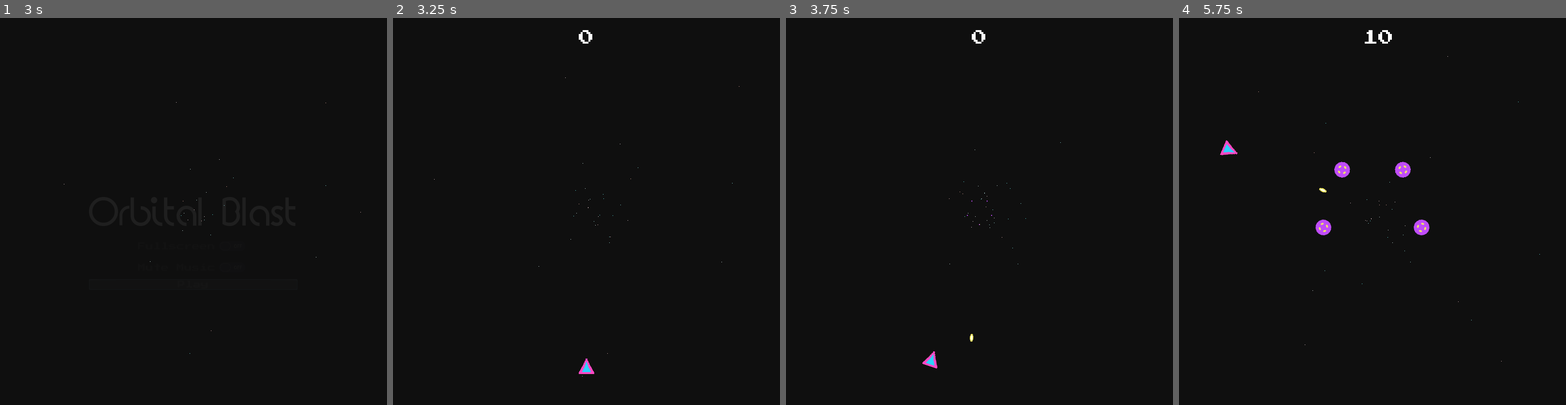
Above: before the commit, frames 1-4 (left to right).
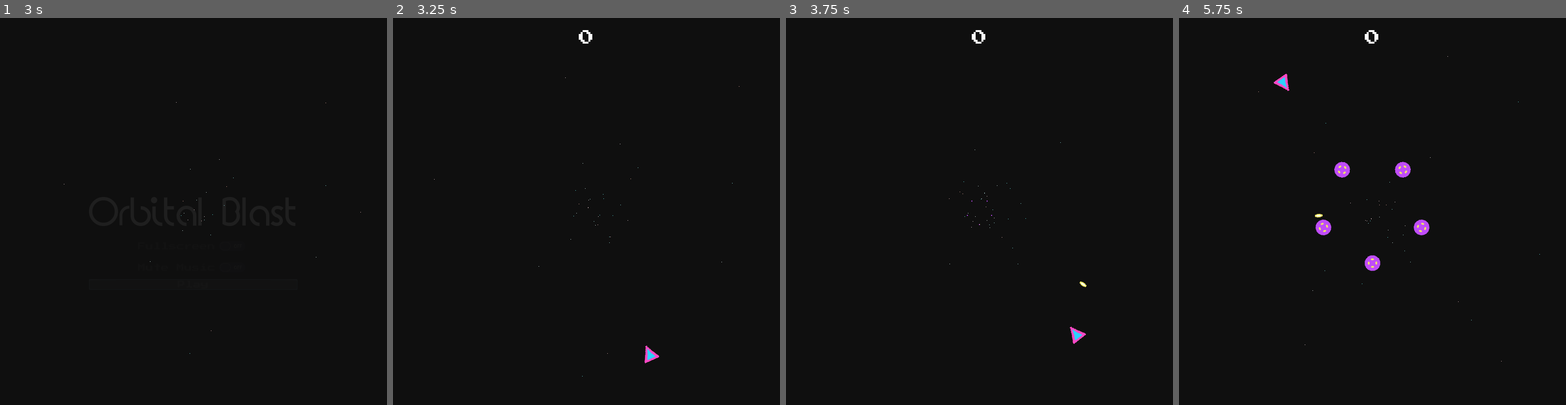
Above: after the commit, the same moments.

Repository: doctor-g/LD47
Game: Godot game, scene res://src/SplashScreen.tscn
Two runs of this game, one before a commit and one after it. Both use one fixed random seed, a clock stepped at 60 frames per second and the inputs below.
Inputs (mouse positions are in pixels of both pictures, inside the frame that each line leads up to):
- Up to frame 1 (3 s): tap Enter at 0.5 s; move the mouse to (174, 288) at 0.52 s; hold Left (move_clockwise, bound only before the commit) 0.53-1.28 s; hold Up (move_up, bound only after the commit) 0.53-2 s; tap Space (fire) at 0.6 s; click (174, 288) at 0.67 s; move the mouse to (309, 269) at 1.27 s; tap Left (move_clockwise, bound only before the commit) at 1.35 s; tap D (move_counterclockwise, bound only before the commit) at 1.55 s; click "Play" at 2 s; move the mouse to (77, 153) at 2.77 s; hold A (move_left, bound only after the commit) from 2.78 s (still down); hold D (move_counterclockwise, bound only before the commit) from 2.78 s (still down)
- Up to frame 2 (3.25 s): keep holding A (move_left, bound only after the commit); keep holding D (move_counterclockwise, bound only before the commit); tap Space (fire) at 3.05 s
- Up to frame 3 (3.75 s): keep holding A (move_left, bound only after the commit); move the mouse to (998, 211) at 3.52 s; release D (move_counterclockwise, bound only before the commit) at 3.53 s; tap Space (fire) at 3.6 s; click (998, 211) at 3.67 s
- Up to frame 4 (5.75 s): tap Left (move_clockwise, bound only before the commit) at 3.8 s; move the mouse to (1314, 114) at 4.27 s; release A (move_left, bound only after the commit) at 4.28 s; hold S (move_down, bound only after the commit) 4.28-5.03 s; hold Left (move_clockwise, bound only before the commit) 4.28-5.03 s; tap D (move_counterclockwise, bound only before the commit) at 4.55, 5.1 s; move the mouse to (1457, 192) at 5.02 s; hold Up (move_up, bound only after the commit) from 5.03 s (still down); tap Space (fire) at 5.3 s

Frame 1 is identical in both runs. In frame 2, 0.2% of the frame differs, in the area x 48-69%, y 84-92%; in frame 3, 0.2%; in frame 4, 0.5%, in the area x 10-55%, y 3-66%.

Commit message:
Use revised input

Diff:
--- a/project/project.godot
+++ b/project/project.godot
@@ -33,21 +33,33 @@
 
 [input]
 
-move_clockwise={
+fire={
 "deadzone": 0.5,
-"events": [ Object(InputEventKey,"resource_local_to_scene":false,"resource_name":"","device":0,"alt":false,"shift":false,"control":false,"meta":false,"command":false,"pressed":false,"scancode":16777231,"unicode":0,"echo":false,"script":null)
-, Object(InputEventKey,"resource_local_to_scene":false,"resource_name":"","device":0,"alt":false,"shift":false,"control":false,"meta":false,"command":false,"pressed":false,"scancode":65,"unicode":0,"echo":false,"script":null)
+"events": [ Object(InputEventKey,"resource_local_to_scene":false,"resource_name":"","device":0,"alt":false,"shift":false,"control":false,"meta":false,"command":false,"pressed":false,"scancode":32,"unicode":0,"echo":false,"script":null)
  ]
 }
-move_counterclockwise={
+move_up={
+"deadzone": 0.5,
+"events": [ Object(InputEventKey,"resource_local_to_scene":false,"resource_name":"","device":0,"alt":false,"shift":false,"control":false,"meta":false,"command":false,"pressed":false,"scancode":16777232,"unicode":0,"echo":false,"script":null)
+, Object(InputEventKey,"resource_local_to_scene":false,"resource_name":"","device":0,"alt":false,"shift":false,"control":false,"meta":false,"command":false,"pressed":false,"scancode":87,"unicode":0,"echo":false,"script":null)
+ ]
+}
+move_down={
+"deadzone": 0.5,
+"events": [ Object(InputEventKey,"resource_local_to_scene":false,"resource_name":"","device":0,"alt":false,"shift":false,"control":false,"meta":false,"command":false,"pressed":false,"scancode":83,"unicode":0,"echo":false,"script":null)
+, Object(InputEventKey,"resource_local_to_scene":false,"resource_name":"","device":0,"alt":false,"shift":false,"control":false,"meta":false,"command":false,"pressed":false,"scancode":16777234,"unicode":0,"echo":false,"script":null)
+ ]
+}
+move_right={
 "deadzone": 0.5,
 "events": [ Object(InputEventKey,"resource_local_to_scene":false,"resource_name":"","device":0,"alt":false,"shift":false,"control":false,"meta":false,"command":false,"pressed":false,"scancode":68,"unicode":0,"echo":false,"script":null)
 , Object(InputEventKey,"resource_local_to_scene":false,"resource_name":"","device":0,"alt":false,"shift":false,"control":false,"meta":false,"command":false,"pressed":false,"scancode":16777233,"unicode":0,"echo":false,"script":null)
  ]
 }
-fire={
+move_left={
 "deadzone": 0.5,
-"events": [ Object(InputEventKey,"resource_local_to_scene":false,"resource_name":"","device":0,"alt":false,"shift":false,"control":false,"meta":false,"command":false,"pressed":false,"scancode":32,"unicode":0,"echo":false,"script":null)
+"events": [ Object(InputEventKey,"resource_local_to_scene":false,"resource_name":"","device":0,"alt":false,"shift":false,"control":false,"meta":false,"command":false,"pressed":false,"scancode":65,"unicode":0,"echo":false,"script":null)
+, Object(InputEventKey,"resource_local_to_scene":false,"resource_name":"","device":0,"alt":false,"shift":false,"control":false,"meta":false,"command":false,"pressed":false,"scancode":16777231,"unicode":0,"echo":false,"script":null)
  ]
 }
 
--- a/project/src/Player.gd
+++ b/project/src/Player.gd
@@ -1,11 +1,9 @@
 extends Area2D
 
 export var MAX_SPEED := 2.5
-export var ACCELERATION := 0.25
 
 signal destroyed
 
-var _speed := 0.0
 var _radius := 320.0
 var _angle := TAU / 4
 
@@ -24,17 +22,27 @@
 
 
 func _physics_process(delta):
-	var direction := 0
-	if Input.is_action_pressed("move_clockwise"):
-		direction += 1
-	if Input.is_action_pressed("move_counterclockwise"):
-		direction -= 1
+	var target_vector := Vector2.ZERO
+	var is_input := false
+	if Input.is_action_pressed("move_up"):
+		target_vector.y -= 1
+		is_input = true
+	if Input.is_action_pressed("move_down"):
+		target_vector.y += 1
+		is_input = true
+	if Input.is_action_pressed("move_left"):
+		target_vector.x -= 1
+		is_input = true
+	if Input.is_action_pressed("move_right"):
+		target_vector.x += 1
+		is_input = true
 
-	if direction == 0:
-		_speed *= ACCELERATION
-	else:
-		_speed = clamp(_speed + ACCELERATION * direction, -MAX_SPEED, MAX_SPEED)
-	_angle += _speed * delta
+	var target_angle = target_vector.angle()
+
+	if is_input:
+		var diff := fmod(target_angle - _angle, TAU)
+		var shortest := fmod(2*diff, TAU) - diff
+		_angle += min(abs(shortest), MAX_SPEED*delta) * sign(shortest)
 
 	_set_position_and_rotation()
 
